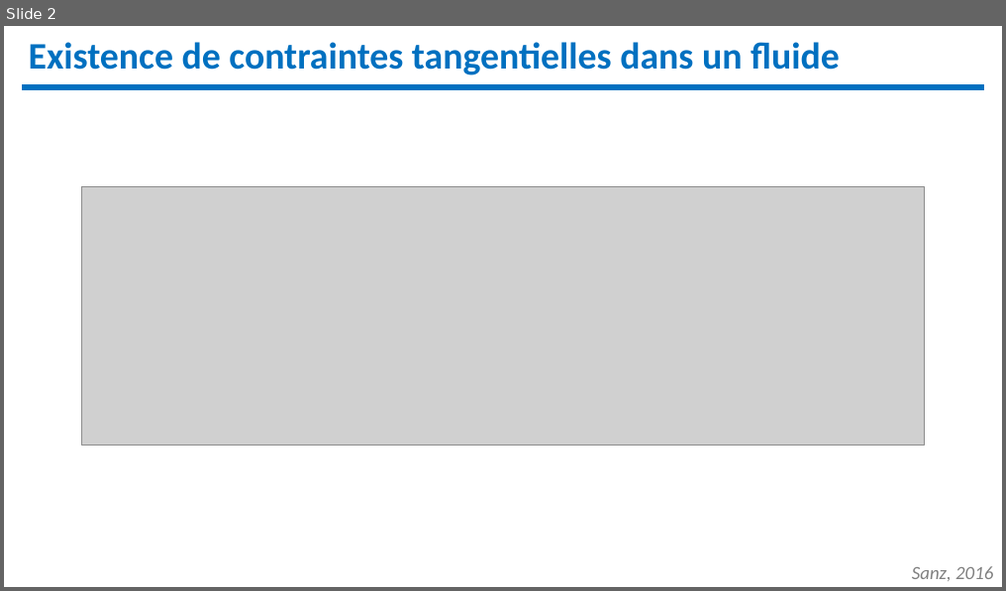
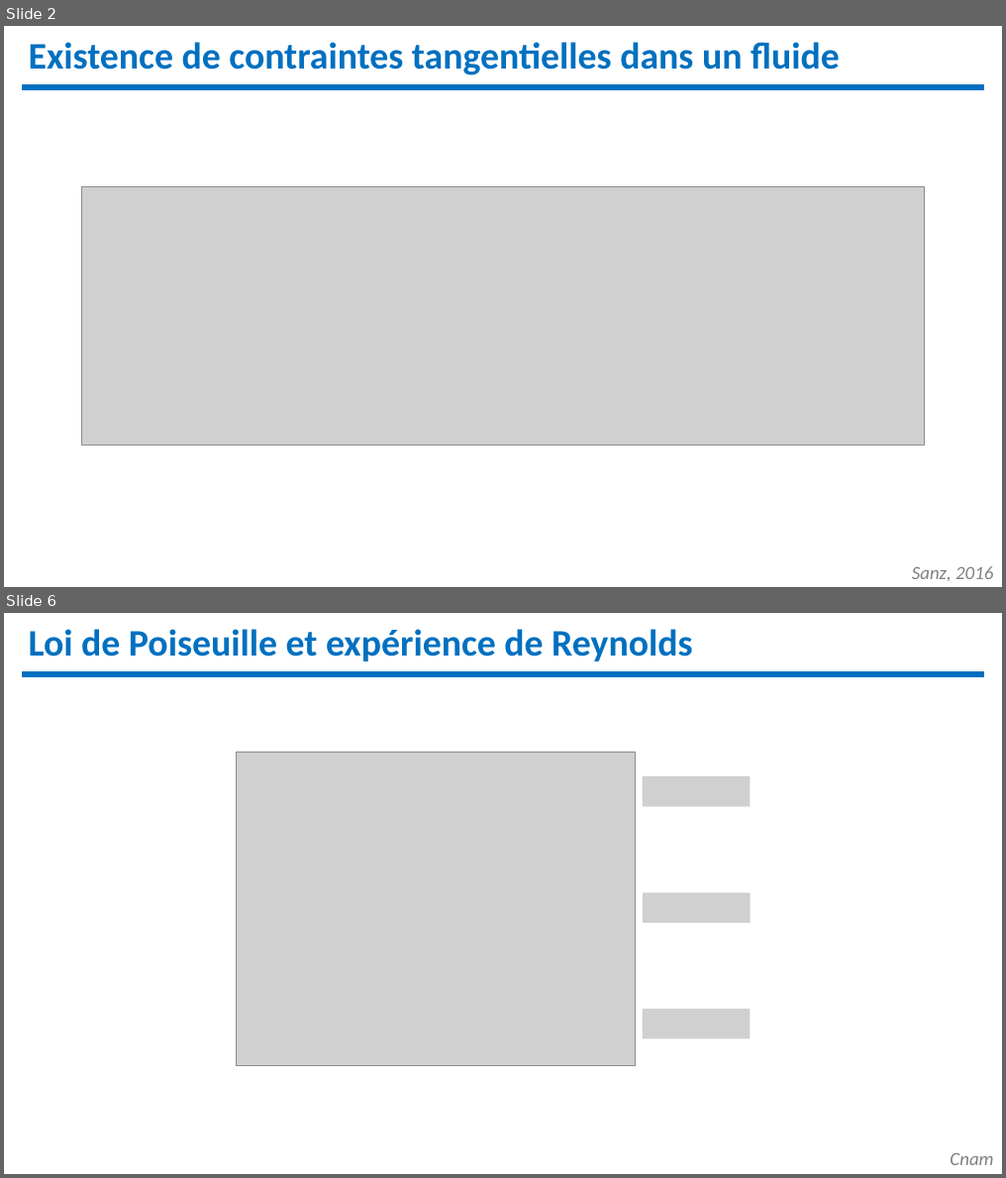
Before and after one commit to remimetzdorff/agregation, a slide deck: Leçons/diapo/LP03.pptx. Shown one above the other, each under a label of ours: slide 2 before the commit, slides 2 and 6 after it; the slides between them are not shown. The pictures are 1006x591 and 1006x1178 pixels, drawn with LibreOffice and Linux fonts; fonts in the diff are those of the drawing; grey boxes stand for pictures. Boxes give left, top, right and bottom in pixels: in the first picture for what was removed or moved away, otherwise in the second. Text is boxed around its words. In the diff, an @@ line names an element or a change of style, - is before the commit and + after.

```diff
--- a/Leçons/diapo/LP03.pptx
+++ b/Leçons/diapo/LP03.pptx
@@ slide 6 added at (x1=4, y1=613, x2=1002, y2=1174), background #FFFFFF @@
@@ text added at (x1=29, y1=629, x2=692, y2=662), 36 pt, text #0070C0, bold @@
+Loi de Poiseuille et expérience de Reynolds
@@ line added from (22, 674) to (985, 674), #0070C0 6 pt @@
@@ picture added at (x1=236, y1=753, x2=635, y2=1066) @@
@@ picture added at (x1=643, y1=776, x2=750, y2=806) @@
@@ picture added at (x1=643, y1=893, x2=750, y2=923) @@
@@ picture added at (x1=643, y1=1009, x2=750, y2=1039) @@
@@ text added at (x1=949, y1=1154, x2=993, y2=1165), 18 pt, text #808080, italic @@
+Cnam
```
Also in this commit, not shown: 2 slides changed, 46 other files.
